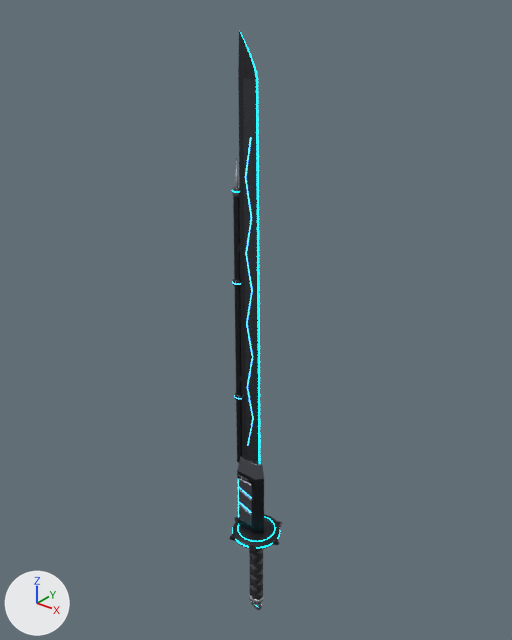
A saved change to the glTF model assets/swords/423.glb.
The view is the same before and after, from a camera (50 mm lens) standing at (0.81, -1.014, 1.183) and looking at (-0.033, 0.04, 0.529). The lights are fixed; the arrows at lower left show +X, +Y and +Z. The first picture is the older version.

Script lines for the objects in view, before the commit:
```python
ob_glow_kat_edge = bpy.data.objects.new('glow_kat_edge', me_body_423_001)
ob_glow_kat_edge.location = (0.0, 0.0, 0.0)
ob_glow_kat_line = bpy.data.objects.new('glow_kat_line', me_neon_423_001)
ob_glow_kat_line.location = (0.0, 0.0, 0.0)
ob_glow_kat_rim = bpy.data.objects.new('glow_kat_rim', me_neon_423)
ob_glow_kat_rim.location = (0.0, 0.0, 0.0)
ob_kat_blade = bpy.data.objects.new('kat_blade', me_body_423_002)
ob_kat_blade.location = (0.0, 0.0, 0.0)
ob_kat_dark = bpy.data.objects.new('kat_dark', me_body_423_004)
ob_kat_dark.location = (0.0, 0.0, 0.0)
ob_kat_shin = bpy.data.objects.new('kat_shin', me_body_423_003)
ob_kat_shin.location = (0.0, 0.0, 0.0)
# also in view: 'kat_plate' at (-0.017, 0.0, 0.282); 'kat_wrap' at (0.0, 0.0, -0.118)
```
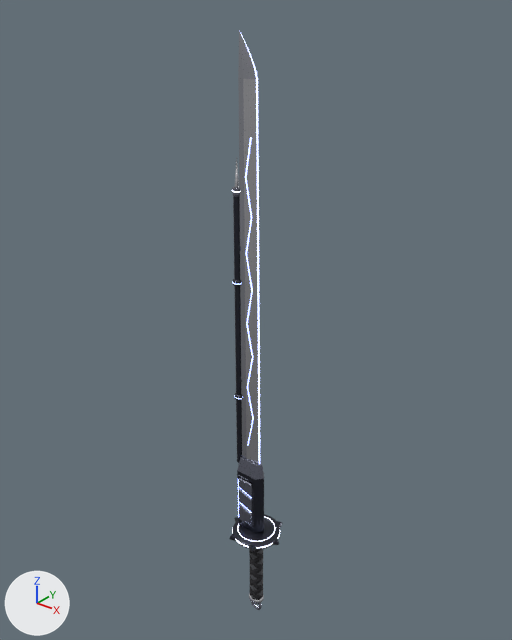
The change, as a diff of the scene's bpy script:
```diff
--- a/assets/swords/423.glb.py
+++ b/assets/swords/423.glb.py
@@ mat_kat_shin_chrome @@
+mat_kat_shin_chrome = bpy.data.materials.new('kat_shin_chrome')
+# uses the picture img_423_kat_shin_chrome_col
+# uses the picture img_423_kat_shin_chrome_rough
+# uses the picture img_423_kat_shin_nor
@@ mat_kat_blade_chrome @@
+mat_kat_blade_chrome = bpy.data.materials.new('kat_blade_chrome')
+# uses the picture img_423_kat_blade_chrome_col
+# uses the picture img_423_kat_blade_chrome_rough
+# uses the picture img_423_kat_blade_nor
@@ me_body_423_001 @@
 me_body_423_001.from_pydata(...)  # 55 vertices, 70 faces; spans x -0.038..0.012, y -0.001..0.001, z 0.17..1.1
-me_body_423_001.materials.append(mat_glow_kat_edge)  # cyan #00adbc, glowing cyan #00e7ff
+me_body_423_001.materials.append(mat_glow_kat_edge_volt)  # blue #828bbc, glowing blue #b3bfff
@@ me_neon_423_001 @@
 me_neon_423_001.from_pydata(...)  # 251 vertices, 466 faces; spans x -0.059..0.001, y -0.019..0.019, z 0.03..0.92
-me_neon_423_001.materials.append(mat_glow_kat_line)  # blue #0081cb, glowing blue #38adff
+me_neon_423_001.materials.append(mat_glow_kat_line_volt)  # blue #6976bc, glowing blue #90a2ff
@@ me_neon_423 @@
 me_neon_423.from_pydata(...)  # 360 vertices, 720 faces; spans x -0.058..0.057, y -0.057..0.057, z -0.253..0.815
-me_neon_423.materials.append(mat_glow_kat_rim)  # cyan #00b3c4, glowing cyan #00edff
+me_neon_423.materials.append(mat_glow_kat_rim_volt)  # grey #a8acbc, glowing pale blue #e5eaff
@@ me_body_423_002 @@
 me_body_423_002.from_pydata(...)  # 60 vertices, 72 faces; spans x -0.026..0.007, y -0.006..0.006, z 0.17..1.02
-me_body_423_002.materials.append(mat_kat_blade)
+me_body_423_002.materials.append(mat_kat_blade_chrome)
@@ me_body_423_003 @@
 me_body_423_003.from_pydata(...)  # 127 vertices, 208 faces; spans x -0.04..0.0, y -0.006..0.006, z 0.17..1.1
-me_body_423_003.materials.append(mat_kat_shin)
+me_body_423_003.materials.append(mat_kat_shin_chrome)
```

Location of each change, (x1, y1, x2, y2) in pixels of the pictures (512 x 640 px):
'kat_blade', recoloured (black to grey): (243, 79, 259, 464) in both
'kat_shin', recoloured (black to grey): (238, 30, 256, 459) in both
'glow_kat_edge', recoloured: (240, 32, 260, 464) in both
'glow_kat_line', recoloured: (232, 137, 253, 517) in both
'glow_kat_rim', recoloured: (232, 191, 280, 548) in both
